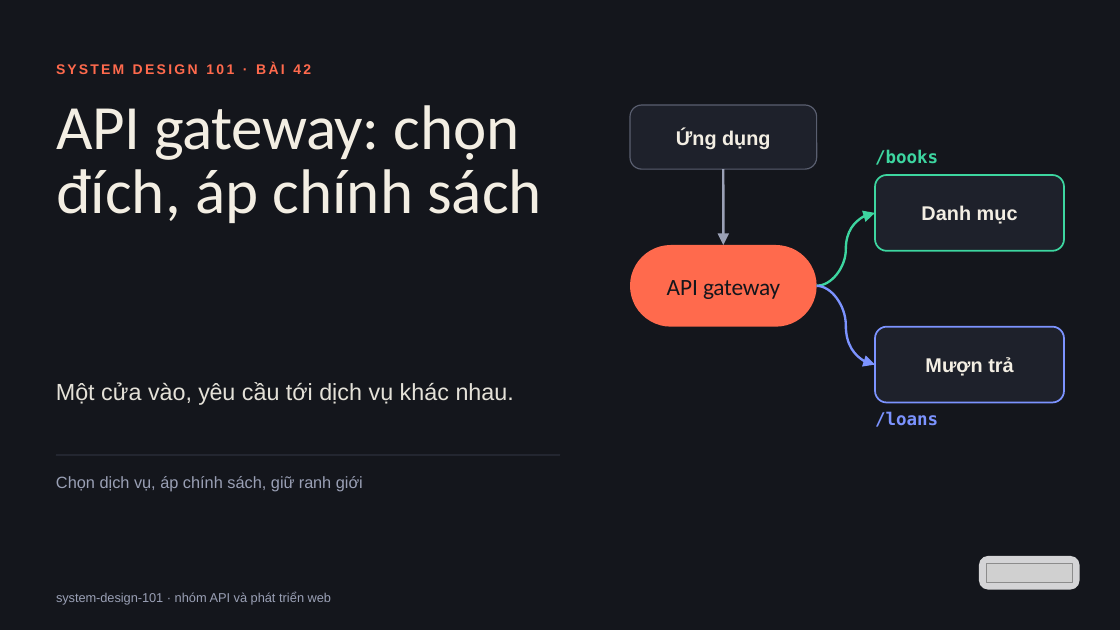
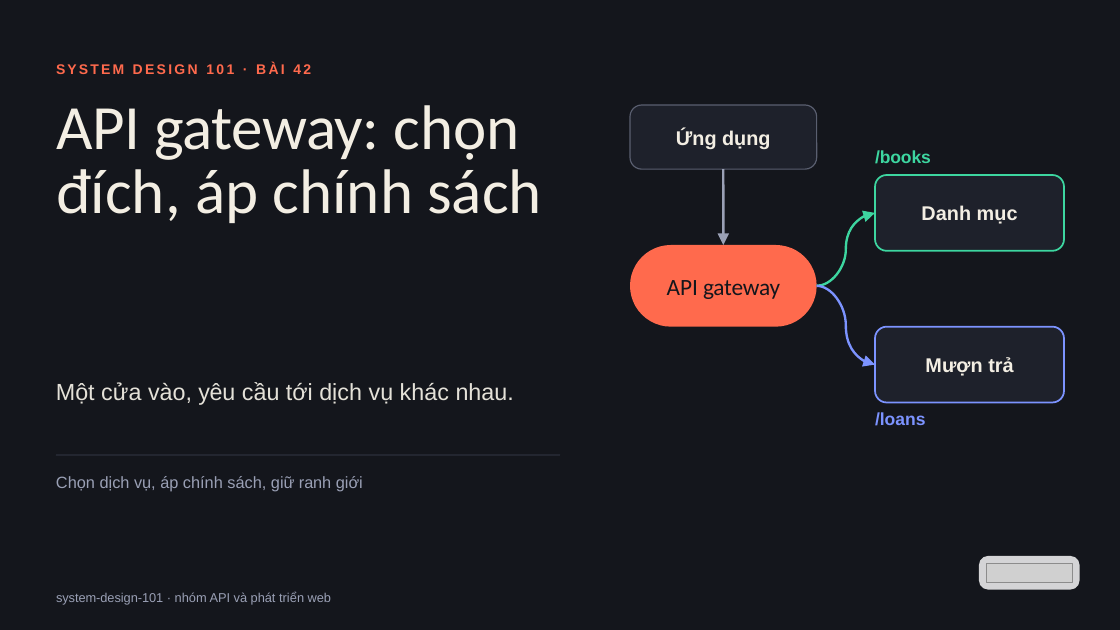
Before and after one commit to vohoailinh90/tool-marketing-studio, a slide deck: slide 1 of system-design-101/vi/lessons/sd-01-042/slides/sd-01-042.pptx. Drawn at 1120x630 pixels with LibreOffice and Linux fonts; fonts in the diff are those of the drawing; grey boxes stand for pictures. Boxes give left, top, right and bottom in pixels: in the first picture for what was removed or moved away, otherwise in the second. Text is boxed around its words. In the diff, an @@ line names an element or a change of style, - is before the commit and + after.

```diff
--- a/system-design-101/vi/lessons/sd-01-042/slides/sd-01-042.pptx
+++ b/system-design-101/vi/lessons/sd-01-042/slides/sd-01-042.pptx
@@ text "/books" at (x1=875, y1=150, x2=931, y2=164): font DejaVu Sans Mono to Arial, letter spacing 0 to -0.2 pt @@
@@ text "/loans" at (x1=875, y1=412, x2=926, y2=426): font DejaVu Sans Mono to Arial @@
```
Also in this commit, not shown: 1 other slide changed, 1 other file.
